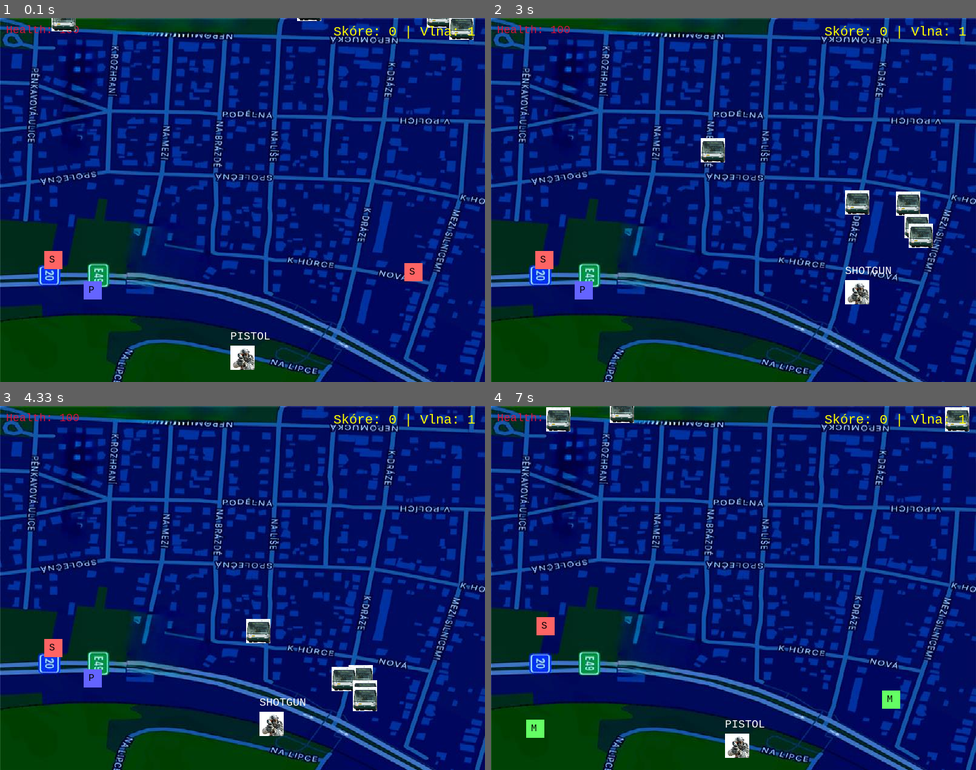
Above: before the commit, frames 1-4 (two rows, left to right).
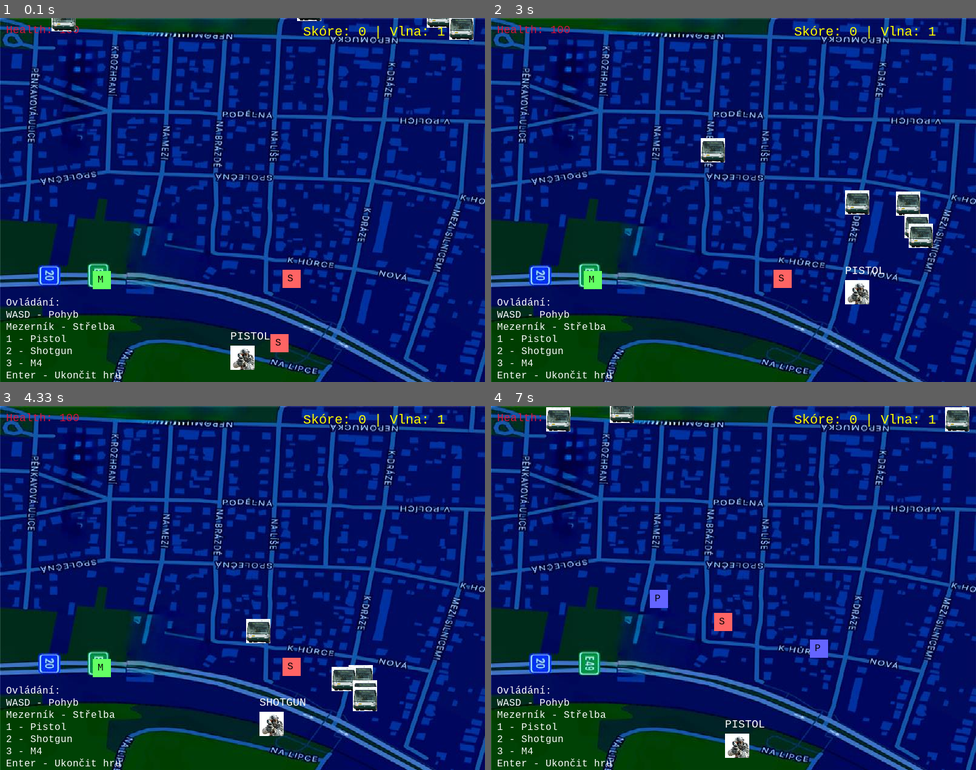
Above: after the commit, the same moments.

Repository: zabry0/BRUCNA-HOOD.PYGAME
Game: pygame game, started from main.py
Same seed, same stepped clock (60 frames per second), same inputs: the game is played once before the commit and once after it.
Inputs (mouse positions are in pixels of both pictures, inside the frame that each line leads up to):
- Up to frame 1 (0.1 s): no input
- Up to frame 2 (3 s): hold 3 0.33-0.8 s; hold D 0.33-0.8 s; tap Space at 0.83 s; hold D 1.17-1.63 s; tap 1 at 1.32, 2.65 s; hold W 1.67-1.97 s; tap 2 at 1.82 s; hold D 2-2.47 s; tap 3 at 2.15 s; hold A from 2.5 s (still down)
- Up to frame 3 (4.33 s): release A at 3.03 s; hold Space 3.07-3.37 s; hold S 3.07-3.37 s; tap 2 at 3.22, 4.32 s; hold S 3.4-3.7 s; move the mouse to (92, 675) at 3.43 s; tap 3 at 3.55 s; hold A 3.73-4.13 s; tap 1 at 3.88 s; hold W from 4.17 s (still down)
- Up to frame 4 (7 s): release W at 4.53 s; hold D 4.57-5.2 s; tap 3 at 4.72, 6.28 s; hold S 5.23-5.6 s; tap 1 at 5.38 s; hold A 5.63-6.1 s; tap 2 at 5.78 s; hold S 6.13-6.6 s; hold R from 6.97 s (still down); hold D from 6.97 s (still down)

The runs differ from the first frame. In frame 1, 2.1% of the frame differs, in the area x 1-98%, y 2-99%; in frame 2, 1.8%; in frame 3, 1.7%; in frame 4, 2.1%.

Commit message:
Update main.py

Diff:
--- a/main.py
+++ b/main.py
@@ -12,7 +12,6 @@
 clock = pygame.time.Clock()
 FPS = 60
 
-# Barvy
 WHITE = (255, 255, 255)
 BLACK = (0, 0, 0)
 YELLOW = (255, 255, 0)
@@ -20,7 +19,6 @@
 GREEN = (0, 255, 0)
 BLUE = (30, 144, 255)
 
-# Načtení obrázků
 try:
     player_img = pygame.image.load("player.png").convert_alpha()
     player_img = pygame.transform.scale(player_img, (40, 40))
@@ -49,32 +47,10 @@
     print("boss.png nenalezen, použiji modrý čtverec")
     boss_img = None
 
-# Definice zbraní
 weapons = {
-    "pistol": {
-        "cooldown": 400,
-        "bullet_speed": 15,
-        "damage": 10,
-        "bullets_per_shot": 1,
-        "spread": 0,
-        "color": (100, 100, 255)
-    },
-    "shotgun": {
-        "cooldown": 1000,
-        "bullet_speed": 12,
-        "damage": 7,
-        "bullets_per_shot": 5,
-        "spread": 15,
-        "color": (255, 100, 100)
-    },
-    "m4": {
-        "cooldown": 150,
-        "bullet_speed": 20,
-        "damage": 8,
-        "bullets_per_shot": 1,
-        "spread": 0,
-        "color": (100, 255, 100)
-    }
+    "pistol": {"cooldown": 400, "bullet_speed": 15, "damage": 10, "bullets_per_shot": 1, "spread": 0, "color": (100, 100, 255)},
+    "shotgun": {"cooldown": 1000, "bullet_speed": 12, "damage": 10, "bullets_per_shot": 5, "spread": 15, "color": (255, 100, 100)},
+    "m4": {"cooldown": 150, "bullet_speed": 20, "damage": 8, "bullets_per_shot": 1, "spread": 0, "color": (100, 255, 100)},
 }
 
 class Player:
@@ -105,29 +81,25 @@
 
     def can_shoot(self):
         now = pygame.time.get_ticks()
-        cd = weapons[self.current_weapon]["cooldown"]
-        return now - self.last_shot_time >= cd
+        return now - self.last_shot_time >= weapons[self.current_weapon]["cooldown"]
 
     def shoot(self, bullets):
         if self.can_shoot():
             now = pygame.time.get_ticks()
-            w = weapons[self.current_weapon]
             self.last_shot_time = now
-            cx = self.rect.centerx
-            cy = self.rect.centery
+            cx, cy = self.rect.center
             mx, my = pygame.mouse.get_pos()
             angle_to_mouse = math.atan2(my - cy, mx - cx)
+            w = weapons[self.current_weapon]
             for i in range(w["bullets_per_shot"]):
-                if w["bullets_per_shot"] == 1:
-                    angle = angle_to_mouse
-                else:
-                    spread_deg = w["spread"]
-                    offset = -spread_deg/2 + (spread_deg/(w["bullets_per_shot"]-1))*i
-                    angle = angle_to_mouse + math.radians(offset)
+                angle = angle_to_mouse
+                if w["bullets_per_shot"] > 1:
+                    spread = w["spread"]
+                    offset = -spread/2 + (spread/(w["bullets_per_shot"]-1))*i
+                    angle += math.radians(offset)
                 dx = math.cos(angle) * w["bullet_speed"]
                 dy = math.sin(angle) * w["bullet_speed"]
-                bullet = Bullet(cx, cy, dx, dy, w["damage"], w["color"])
-                bullets.append(bullet)
+                bullets.append(Bullet(cx, cy, dx, dy, w["damage"], w["color"]))
 
     def draw(self, surface):
         if player_img:
@@ -135,10 +107,8 @@
         else:
             pygame.draw.rect(surface, GREEN, self.rect)
         font = pygame.font.SysFont("Consolas", 20)
-        text = font.render(self.current_weapon.upper(), True, WHITE)
-        surface.blit(text, (self.rect.x, self.rect.y - 25))
-        health_text = font.render(f"Health: {self.health}", True, RED)
-        surface.blit(health_text, (10, 10))
+        surface.blit(font.render(self.current_weapon.upper(), True, WHITE), (self.rect.x, self.rect.y - 25))
+        surface.blit(font.render(f"Health: {self.health}", True, RED), (10, 10))
 
 class Enemy:
     def __init__(self, x, y):
@@ -147,14 +117,11 @@
         self.health = 30
 
     def move_towards(self, target_rect):
-        dx = target_rect.centerx - self.rect.centerx
-        dy = target_rect.centery - self.rect.centery
+        dx, dy = target_rect.centerx - self.rect.centerx, target_rect.centery - self.rect.centery
         dist = math.hypot(dx, dy)
         if dist != 0:
-            dx /= dist
-            dy /= dist
-            self.rect.x += dx * self.speed
-            self.rect.y += dy * self.speed
+            self.rect.x += dx / dist * self.speed
+            self.rect.y += dy / dist * self.speed
 
     def draw(self, surface):
         if enemy_img:
@@ -169,14 +136,11 @@
         self.speed = 1.5
 
     def move_towards(self, target_rect):
-        dx = target_rect.centerx - self.rect.centerx
-        dy = target_rect.centery - self.rect.centery
+        dx, dy = target_rect.centerx - self.rect.centerx, target_rect.centery - self.rect.centery
         dist = math.hypot(dx, dy)
         if dist != 0:
-            dx /= dist
-            dy /= dist
-            self.rect.x += dx * self.speed
-            self.rect.y += dy * self.speed
+            self.rect.x += dx / dist * self.speed
+            self.rect.y += dy / dist * self.speed
 
     def draw(self, surface):
         if boss_img:
@@ -228,14 +192,8 @@
     return [Enemy(random.randint(0, WIDTH - 40), random.randint(-100, 0)) for _ in range(num)]
 
 def spawn_weapon_pickups():
-    pickups = []
     types = ["pistol", "shotgun", "m4"]
-    for _ in range(3):
-        x = random.randint(50, WIDTH - 80)
-        y = random.randint(HEIGHT // 2, HEIGHT - 50)
-        weapon_type = random.choice(types)
-        pickups.append(WeaponPickup(x, y, weapon_type))
-    return pickups
+    return [WeaponPickup(random.randint(50, WIDTH - 80), random.randint(HEIGHT // 2, HEIGHT - 50), random.choice(types)) for _ in range(3)]
 
 def game_loop():
     player = Player()
@@ -243,39 +201,33 @@
     enemies = spawn_enemies(5)
     pickups = spawn_weapon_pickups()
     boss = None
-
     font = pygame.font.SysFont("Consolas", 24)
+    small_font = pygame.font.SysFont("Consolas", 18)
     game_over = False
     game_won = False
     score = 0
     wave = 1
-    enemy_base_count = 5
-    enemy_growth = 2
-    boss_wave = 5
 
     while True:
         clock.tick(FPS)
-
         for event in pygame.event.get():
             if event.type == pygame.QUIT:
-                return
-            elif event.type == pygame.KEYDOWN:
+                return False
+            if event.type == pygame.KEYDOWN:
                 if event.key in (pygame.K_1, pygame.K_2, pygame.K_3) and not game_over and not game_won:
                     player.switch_weapon(event.key)
                 elif event.key == pygame.K_SPACE and not game_over and not game_won:
                     player.shoot(bullets)
                 elif event.key == pygame.K_r and (game_over or game_won):
-                    return  # Restart
+                    return True
+                elif event.key == pygame.K_RETURN:
+                    return False
 
         keys = pygame.key.get_pressed()
-        if background_img:
-            screen.blit(background_img, (0, 0))
-        else:
-            screen.fill(BLACK)
+        screen.blit(background_img, (0, 0)) if background_img else screen.fill(BLACK)
 
         if not game_over and not game_won:
             player.move(keys)
-
             for bullet in bullets[:]:
                 bullet.update()
                 if bullet.off_screen():
@@ -283,23 +235,19 @@
 
             if not enemies and not boss:
                 wave += 1
-                if wave == boss_wave:
+                if wave == 5:
                     boss = Boss()
                 else:
-                    enemies = spawn_enemies(enemy_base_count + wave * enemy_growth)
+                    enemies = spawn_enemies(5 + wave * 2)
                     pickups = spawn_weapon_pickups()
 
             for enemy in enemies[:]:
                 enemy.move_towards(player.rect)
-                bullets_to_remove = []
-                for bullet in bullets:
+                for bullet in bullets[:]:
                     if enemy.rect.colliderect(bullet.rect):
                         enemy.health -= bullet.damage
-                        bullets_to_remove.append(bullet)
-                for b in bullets_to_remove:
-                    if b in bullets:
-                        bullets.remove(b)
-                if enemy.health <= 0 and enemy in enemies:
+                        bullets.remove(bullet)
+                if enemy.health <= 0:
                     enemies.remove(enemy)
                     score += 10
                 if enemy.rect.colliderect(player.rect):
@@ -329,29 +277,45 @@
                     player.current_weapon = pickup.weapon_type
                     pickups.remove(pickup)
 
-        player.draw(screen)
-        for bullet in bullets:
-            bullet.draw(screen)
-        for pickup in pickups:
-            pickup.draw(screen)
-        for enemy in enemies:
-            enemy.draw(screen)
-
-        score_text = font.render(f"Skóre: {score} | Vlna: {wave}", True, YELLOW)
-        screen.blit(score_text, (WIDTH - 250, 10))
-
-        if game_over:
-            go_text = font.render("Zábry tě vypl - Stiskni R pro restart hry", True, RED)
-            screen.blit(go_text, (WIDTH//2 - go_text.get_width()//2, HEIGHT//2))
-        elif game_won:
-            win_text = font.render("Zabil jsi Zábryho – jsi novým majitelem Bručné", True, YELLOW)
-            screen.blit(win_text, (WIDTH//2 - win_text.get_width()//2, HEIGHT//2))
+            player.draw(screen)
+            for bullet in bullets:
+                bullet.draw(screen)
+            for enemy in enemies:
+                enemy.draw(screen)
+            for pickup in pickups:
+                pickup.draw(screen)
+
+            screen.blit(font.render(f"Skóre: {score} | Vlna: {wave}", True, YELLOW), (WIDTH - 300, 10))
+
+            instructions = [
+                "Ovládání:",
+                "WASD - Pohyb",
+                "Mezerník - Střelba",
+                "1 - Pistol",
+                "2 - Shotgun",
+                "3 - M4",
+                "Enter - Ukončit hru"
+            ]
+            for i, line in enumerate(instructions):
+                screen.blit(small_font.render(line, True, WHITE), (10, HEIGHT - 20 * (len(instructions) - i)))
+
+        else:
+            msg = font.render("GAME OVER" if game_over else "VYHRÁL JSI!", True, RED if game_over else GREEN)
+            screen.fill(BLACK)
+            screen.blit(msg, (WIDTH//2 - msg.get_width()//2, HEIGHT//2 - 40))
+            screen.blit(font.render(f"Skóre: {score}", True, WHITE), (WIDTH//2 - 50, HEIGHT//2))
+            restart_msg = small_font.render("Stiskni R pro restart nebo Enter pro ukončení", True, WHITE)
+            screen.blit(restart_msg, (WIDTH//2 - restart_msg.get_width()//2, HEIGHT//2 + 40))
 
         pygame.display.flip()
 
 def main():
     while True:
-        game_loop()
+        restart = game_loop()
+        if not restart:
+            break
+    pygame.quit()
+    sys.exit()
 
 if __name__ == "__main__":
     main()
